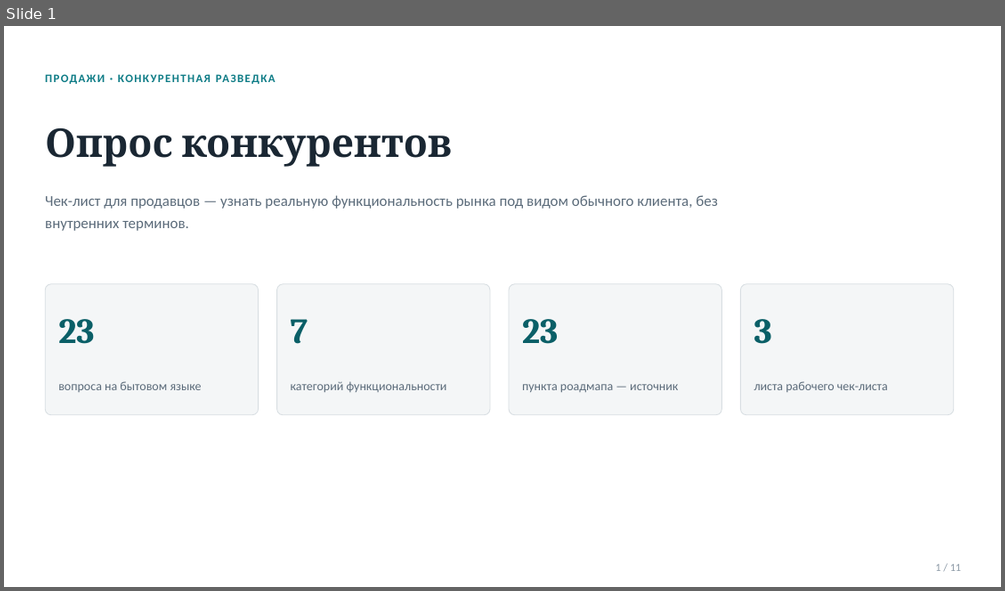
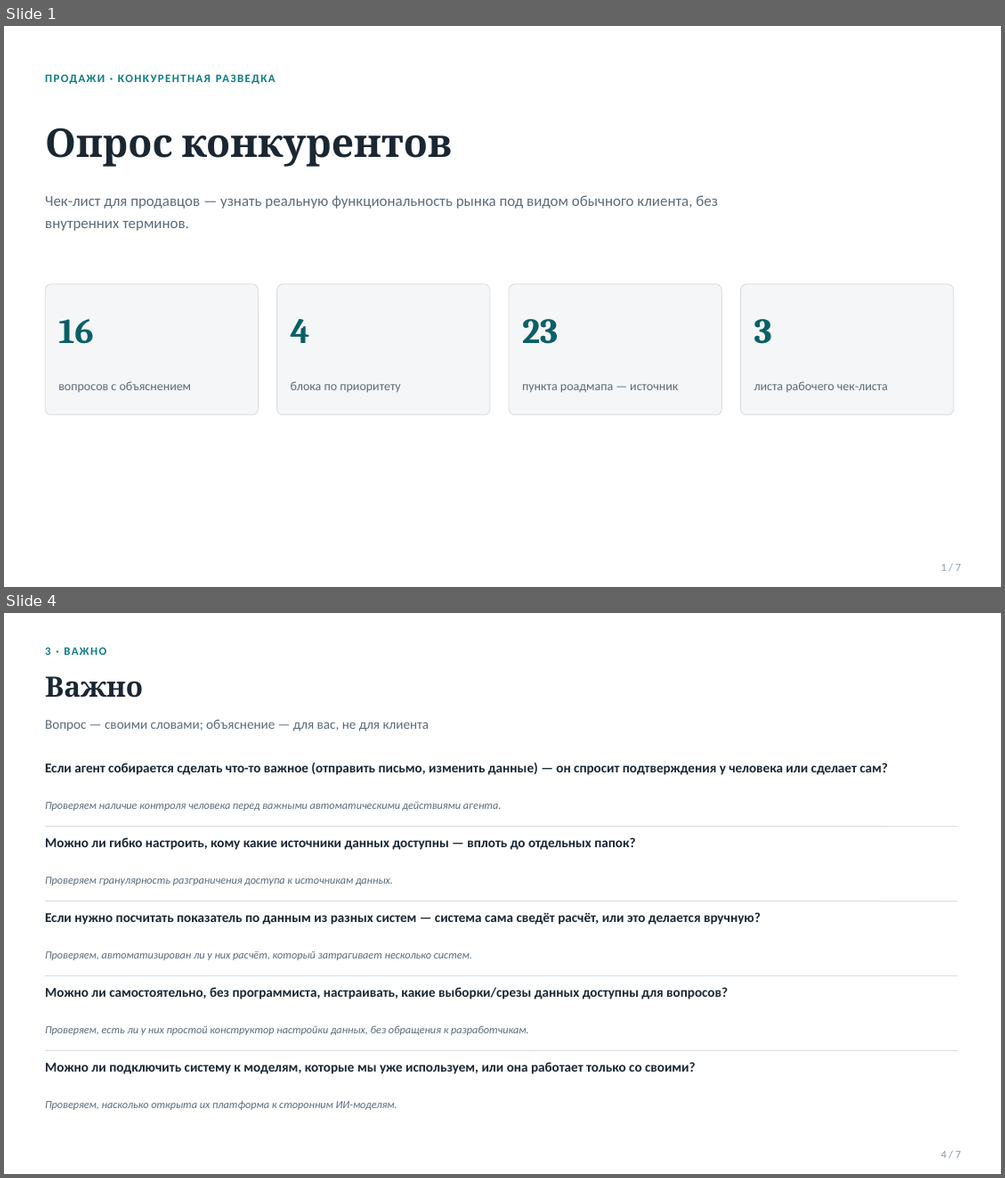
Before and after one commit to vladilslavandrosov-prog/job-RAG, a slide deck: docs/sales-enablement/opros-konkurentov-presentation.pptx. Shown one above the other, each under a label of ours: slide 1 before the commit, slides 1 and 4 after it; the slides between them are not shown. The pictures are 1005x591 and 1005x1178 pixels, drawn with LibreOffice and Linux fonts; fonts in the diff are those of the drawing. Boxes give left, top, right and bottom in pixels: in the first picture for what was removed or moved away, otherwise in the second. Text is boxed around its words. In the diff, an @@ line names an element or a change of style, - is before the commit and + after.

```diff
--- a/docs/sales-enablement/opros-konkurentov-presentation.pptx
+++ b/docs/sales-enablement/opros-konkurentov-presentation.pptx
@@ slide 4 added at [4, 613, 1001, 1174], background #FFFFFF @@
@@ text added at [45, 647, 50, 655], 11 pt, text #0E7C86, bold @@
+3 · ВАЖНО
@@ text added at [45, 676, 143, 698], 27 pt, text #1A2733, bold @@
+Важно
@@ text added at [45, 719, 429, 731], 13 pt, text #5B6B7A @@
+Вопрос — своими словами; объяснение — для вас, не для клиента
@@ text added at [45, 763, 888, 775], 13 pt, text #1A2733, bold @@
+Если агент собирается сделать что-то важное (отправить письмо, изменить данные) — он спросит подтверждения у человека или сделает сам?
@@ text added at [45, 802, 501, 811], 10.5 pt, text #5B6B7A, italic @@
+Проверяем наличие контроля человека перед важными автоматическими действиями агента.
@@ line added from (45, 826) to (957, 826), #D8DEE2 0.75 pt @@
@@ text added at [45, 837, 635, 850], 13 pt, text #1A2733, bold @@
+Можно ли гибко настроить, кому какие источники данных доступны — вплоть до отдельных папок?
@@ text added at [45, 876, 393, 885], 10.5 pt, text #5B6B7A, italic @@
+Проверяем гранулярность разграничения доступа к источникам данных.
@@ line added from (45, 900) to (957, 900), #D8DEE2 0.75 pt @@
@@ text added at [45, 912, 760, 925], 13 pt, text #1A2733, bold @@
+Если нужно посчитать показатель по данным из разных систем — система сама сведёт расчёт, или это делается вручную?
@@ text added at [45, 951, 472, 960], 10.5 pt, text #5B6B7A, italic @@
+Проверяем, автоматизирован ли у них расчёт, который затрагивает несколько систем.
@@ line added from (45, 976) to (957, 976), #D8DEE2 0.75 pt @@
@@ text added at [45, 987, 728, 999], 13 pt, text #1A2733, bold @@
+Можно ли самостоятельно, без программиста, настраивать, какие выборки/срезы данных доступны для вопросов?
@@ text added at [45, 1025, 528, 1035], 10.5 pt, text #5B6B7A, italic @@
+Проверяем, есть ли у них простой конструктор настройки данных, без обращения к разработчикам.
@@ line added from (45, 1051) to (957, 1051), #D8DEE2 0.75 pt @@
@@ text added at [45, 1062, 696, 1074], 13 pt, text #1A2733, bold @@
+Можно ли подключить систему к моделям, которые мы уже используем, или она работает только со своими?
@@ text added at [45, 1101, 397, 1110], 10.5 pt, text #5B6B7A, italic @@
+Проверяем, насколько открыта их платформа к сторонним ИИ-моделям.
@@ text added at [941, 1151, 961, 1158], 10.5 pt, text #8C99A6 @@
+4 / 7
@@ slide 1 changed as well @@
@@ text at [58, 319, 93, 344]: text changed @@
-23
+16
@@ text at [291, 319, 310, 343]: text changed @@
-7
+4
@@ text at [58, 381, 192, 392]: text changed @@
-вопроса на бытовом языке
+вопросов с объяснением
@@ text at [291, 381, 400, 392]: text changed @@
-категорий функциональности
+блока по приоритету
@@ text at [941, 564, 961, 571]: text changed @@
-1 / 11
+1 / 7
```
Also in this commit, not shown: 3 other slides changed, 2 other slides added, 7 slides removed, 1 other file.
